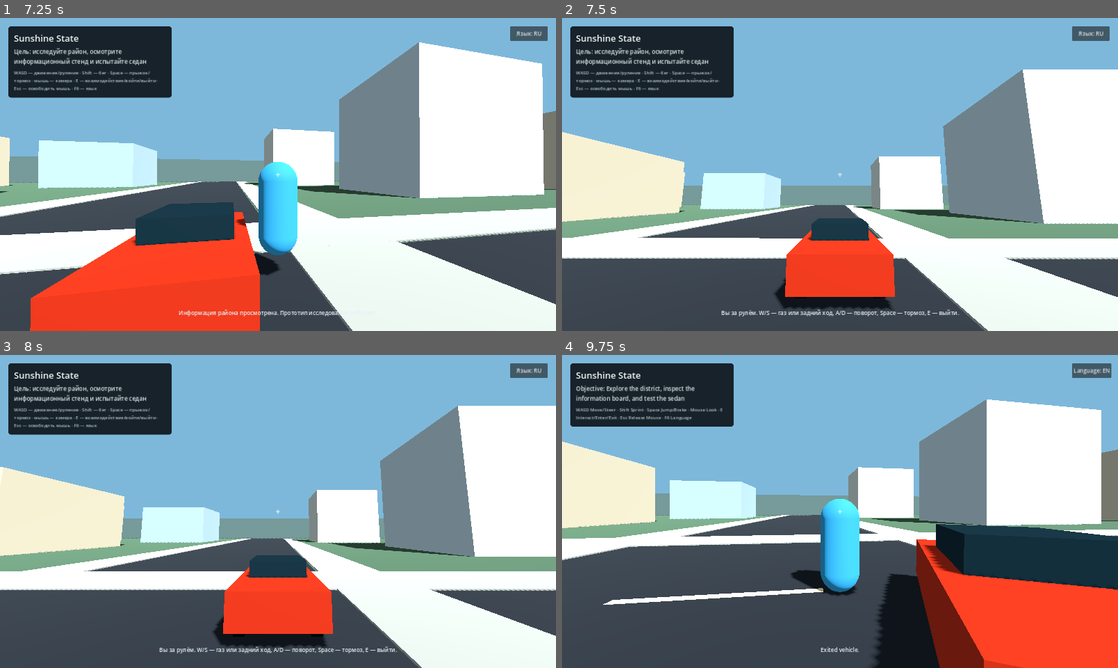
Above: before the commit, frames 1-4 (two rows, left to right).
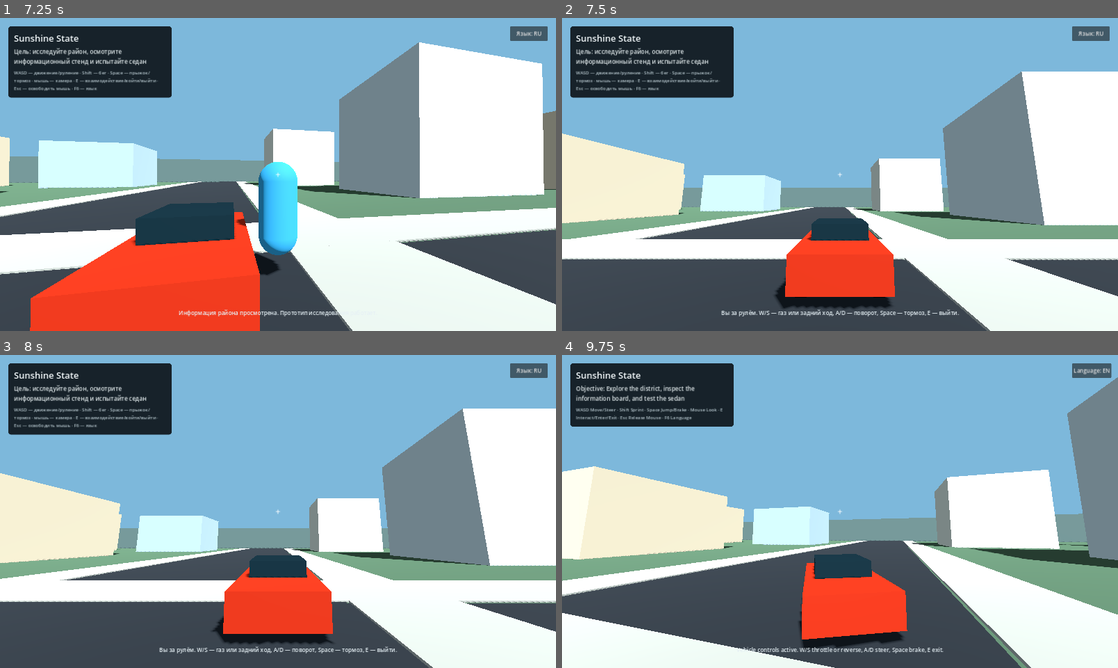
Above: after the commit, the same moments.

Repository: KenlikDev/sunshine-state
Game: Godot game, scene res://scenes/bootstrap/main.tscn
Same seed, same stepped clock (60 frames per second), same inputs: the game is played once before the commit and once after it.
Inputs (mouse positions are in pixels of both pictures, inside the frame that each line leads up to):
- Up to frame 1 (7.25 s): tap E (interact) at 0.5, 0.6, 2, 2.85, 5.1 s; move the mouse to (305, 174) at 0.52 s; hold W (move_forward) 0.53-5.78 s; tap Space (jump) at 0.77, 1.52, 3.02, 3.77, 4.52, 6.02, 6.77 s; move the mouse to (250, 174) at 1.27 s; tap Shift (sprint) at 1.35, 5.85 s; move the mouse to (289, 168) at 2.02 s; hold F6 (toggle_language) 2.03-2.78 s; move the mouse to (272, 180) at 2.77 s; move the mouse to (316, 177) at 3.52 s; hold Shift (sprint) 3.53-4.28 s; move the mouse to (233, 171) at 4.27 s; tap F6 (toggle_language) at 4.35 s; move the mouse to (283, 174) at 5.02 s; move the mouse to (255, 168) at 5.77 s; hold D (move_right) 5.78-6.53 s; move the mouse to (305, 174) at 6.52 s; hold W (move_forward) from 6.53 s (still down); hold F6 (toggle_language) from 6.53 s (still down)
- Up to frame 2 (7.5 s): keep holding W (move_forward); move the mouse to (812, 174) at 7.27 s; release F6 (toggle_language) at 7.28 s; tap E (interact) at 7.35 s
- Up to frame 3 (8 s): keep holding W (move_forward); tap Space (jump) at 7.52 s
- Up to frame 4 (9.75 s): move the mouse to (851, 505) at 8.02 s; hold Shift (sprint) 8.03-8.78 s; move the mouse to (834, 517) at 8.77 s; release W (move_forward) at 8.78 s; hold A (move_left) 8.78-9.53 s; tap F6 (toggle_language) at 8.85 s; tap Space (jump) at 9.02 s; tap E (interact) at 9.5, 9.6 s; move the mouse to (878, 514) at 9.52 s; hold W (move_forward) from 9.53 s (still down)

Frame 1 is identical in both runs. In frame 2, 2.8% of the frame differs, in the area x 0-100%, y 16-100%; in frame 3, 13%; in frame 4, 54%, in the area x 0-100%, y 7-100%.

Commit message:
fix: align throttle force with vehicle forward axis

Diff:
--- a/scripts/gameplay/vehicle_controller.gd
+++ b/scripts/gameplay/vehicle_controller.gd
@@ -7,6 +7,7 @@
 @export var max_steering_angle: float = 0.42
 @export var steering_speed: float = 2.2
 @export var max_speed_kph: float = 95.0
+@export var max_reverse_speed_kph: float = 35.0
 @export var mouse_sensitivity: float = 0.0025
 
 var _driver: Node3D
@@ -71,12 +72,15 @@
 		Input.get_action_strength("move_left")
 		- Input.get_action_strength("move_right")
 	)
-	var speed_kph: float = linear_velocity.length() * 3.6
+	var longitudinal_speed_kph: float = -linear_velocity.dot(global_transform.basis.z) * 3.6
+	var at_forward_limit: bool = throttle > 0.0 and longitudinal_speed_kph >= max_speed_kph
+	var at_reverse_limit: bool = throttle < 0.0 and longitudinal_speed_kph <= -max_reverse_speed_kph
 
-	if throttle > 0.0 and speed_kph >= max_speed_kph:
+	if at_forward_limit or at_reverse_limit:
 		engine_force = 0.0
 	else:
-		engine_force = throttle * engine_power
+		# Positive input drives along local -Z; reverse input drives along local +Z.
+		engine_force = -throttle * engine_power
 
 	brake = Input.get_action_strength("jump") * brake_power
 	if absf(throttle) < 0.01:
--- a/tests/test_vehicle_system.gd
+++ b/tests/test_vehicle_system.gd
@@ -55,17 +55,6 @@
 			for _frame: int in range(60):
 				await get_tree().physics_frame
 			Input.action_release("move_forward")
-			print(
-				"Vehicle diagnostic: start_z=", initial_z,
-				" end_z=", vehicle.global_position.z,
-				" y=", vehicle.global_position.y,
-				" velocity=", vehicle.linear_velocity,
-				" engine_force=", vehicle.engine_force,
-				" front_contact=",
-				(vehicle.get_node("FrontLeftWheel") as VehicleWheel3D).is_in_contact(),
-				" rear_contact=",
-				(vehicle.get_node("RearLeftWheel") as VehicleWheel3D).is_in_contact()
-			)
 			_check(
 				vehicle.global_position.z < initial_z - 0.1,
 				"Throttle input moves the vehicle forward through physics."
